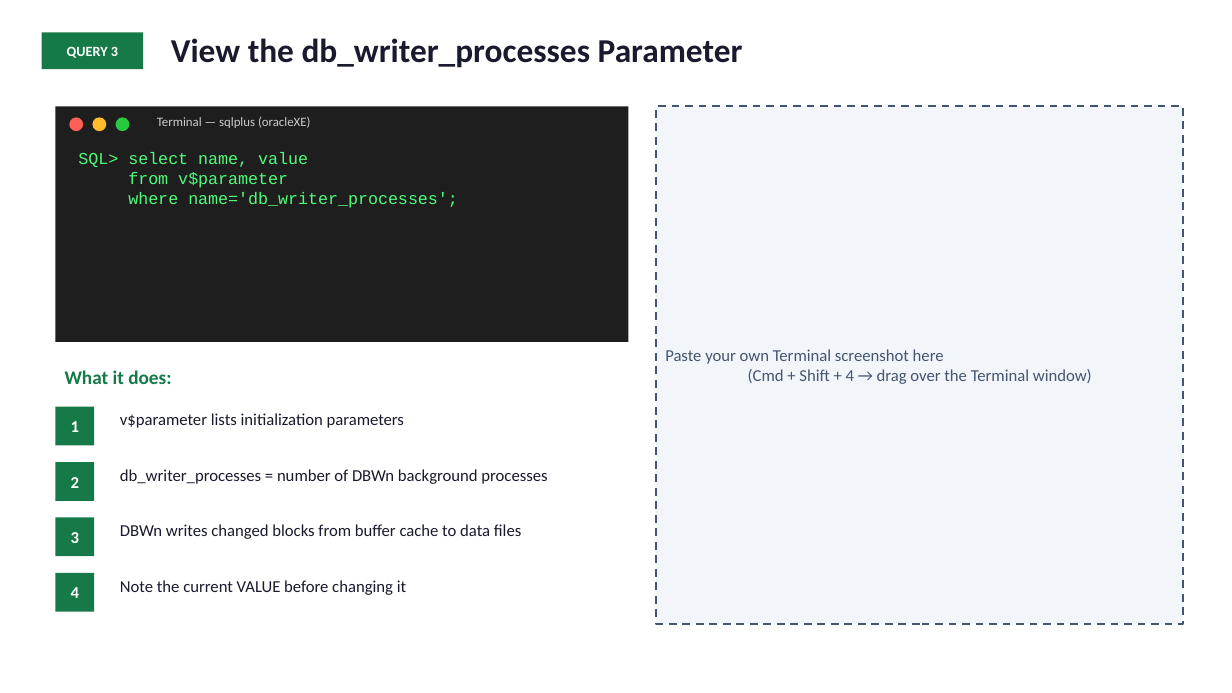
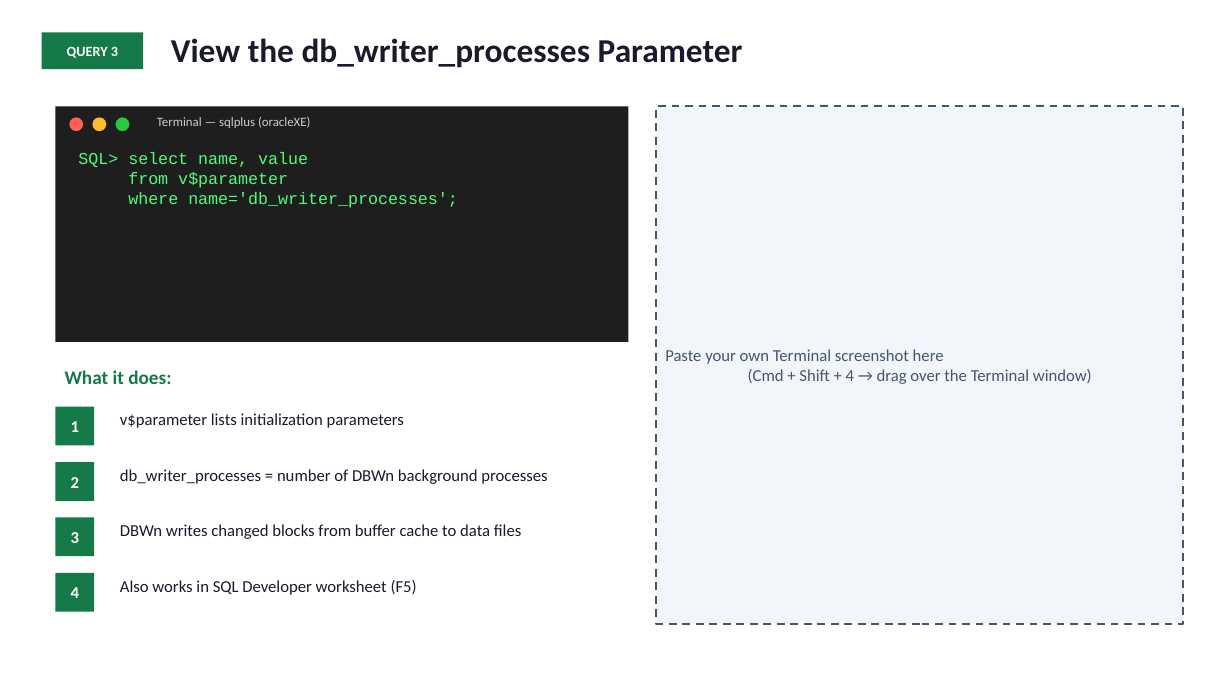
Before and after one commit to mashinsp/motiondesign, a slide deck: slide 19 of SQL_Developer_Installation_updated.pptx. Drawn at 1232x693 pixels with LibreOffice and Linux fonts; fonts in the diff are those of the drawing. Boxes give left, top, right and bottom in pixels: in the first picture for what was removed or moved away, otherwise in the second. Text is boxed around its words. In the diff, an @@ line names an element or a change of style, - is before the commit and + after.

```diff
--- a/SQL_Developer_Installation_updated.pptx
+++ b/SQL_Developer_Installation_updated.pptx
@@ text at (120, 580, 417, 595): text changed @@
-Note the current VALUE before changing it
+Also works in SQL Developer worksheet (F5)
```
Also in this commit, not shown: 5 other slides changed.
